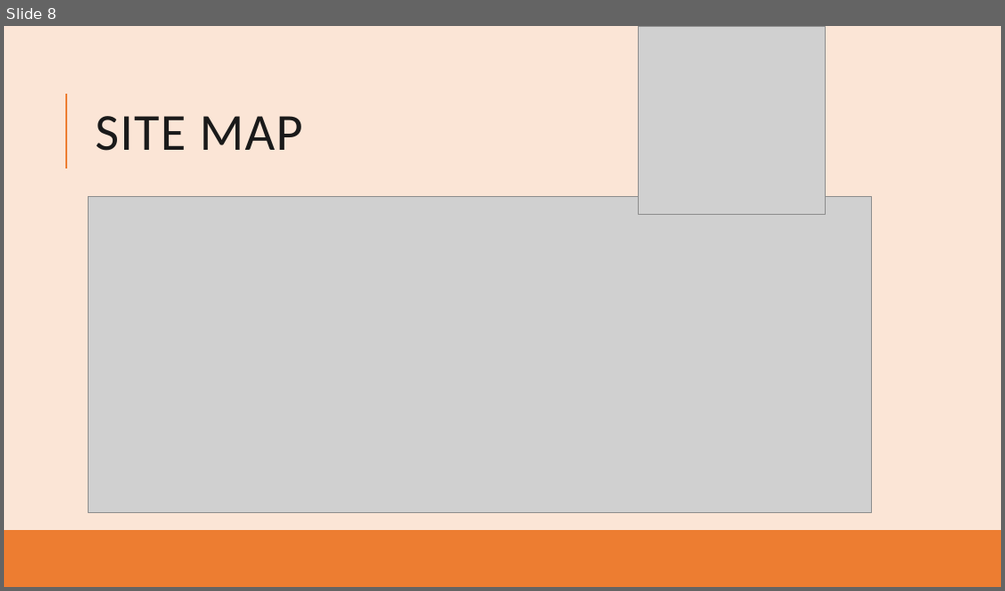
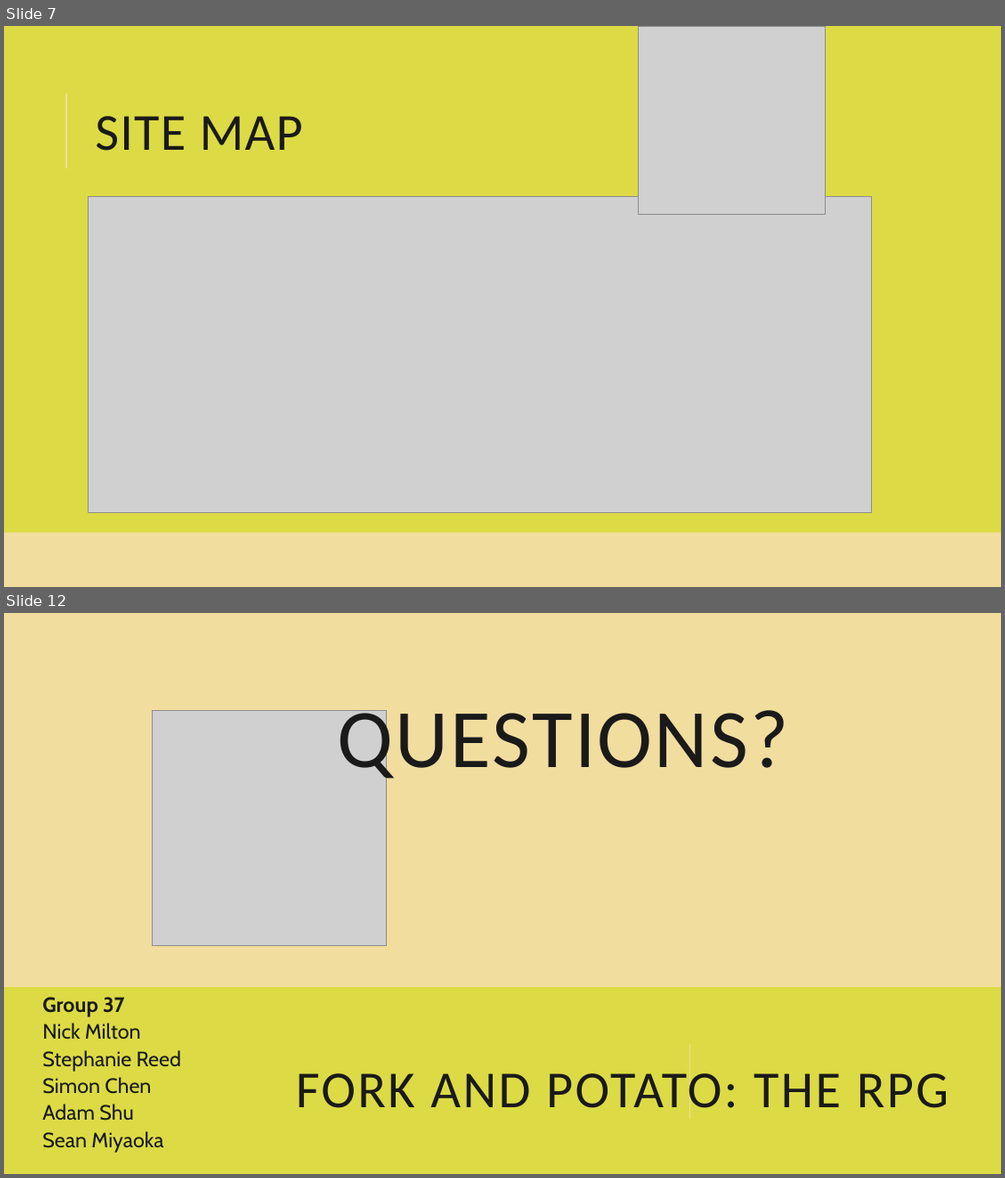
Before and after one commit to smiyaoka/forkPotatoDOC, a slide deck: ForkandPotatoUI.pptx. Shown one above the other, each under a label of ours: slide 8 before the commit, slides 7 and 12 after it; the slides between them are not shown. The pictures are 1005x591 and 1005x1178 pixels, drawn with LibreOffice and Linux fonts; fonts in the diff are those of the drawing; grey boxes stand for pictures. Boxes give left, top, right and bottom in pixels: in the first picture for what was removed or moved away, otherwise in the second. Text is boxed around its words. In the diff, an @@ line names an element or a change of style, - is before the commit and + after.

```diff
--- a/ForkandPotatoUI.pptx
+++ b/ForkandPotatoUI.pptx
@@ slide 12 added at [4,613,1001,1174], background #DCDB45 @@
@@ rectangle added at [4,613,1001,987], fill #F1DD9E @@
@@ picture added at [152,711,387,946] @@
@@ text added at [338,710,789,787], 80 pt, text #1A1A1A @@
+QUESTIONS?
@@ subtitle added at [42,997,182,1152], 20 pt, text #1A1A1A @@
+Group 37
+Nick Milton
+Stephanie Reed
+Simon Chen
+Adam Shu
+Sean Miyaoka
@@ title added at [296,1064,948,1119], 50 pt, text #1A1A1A @@
+FORK AND POTATO: THE RPG
@@ line added from (689, 1119) to (689, 1044), #F1DD9E 1.5 pt @@
@@ what was slide 8 is now slide 7 @@
@@ slide 7 changed as well @@
@@ background #FBE5D6 to #DCDB45 @@
@@ line (66, 168) - (66, 94): stroke #ED7D31 1.5 pt to #F1DD9E 1.5 pt @@
@@ rectangle at [4,532,1001,587]: fill #ED7D31 to #F1DD9E @@
```
Also in this commit, not shown: 7 other slides changed, 3 other slides added, 2 slides removed.
